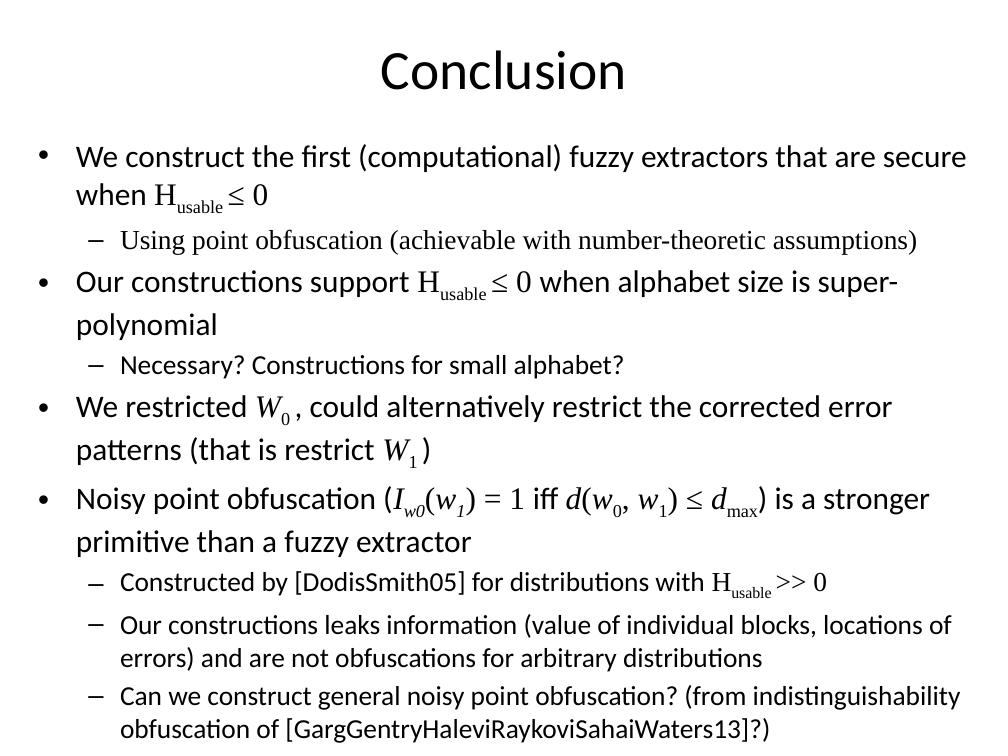
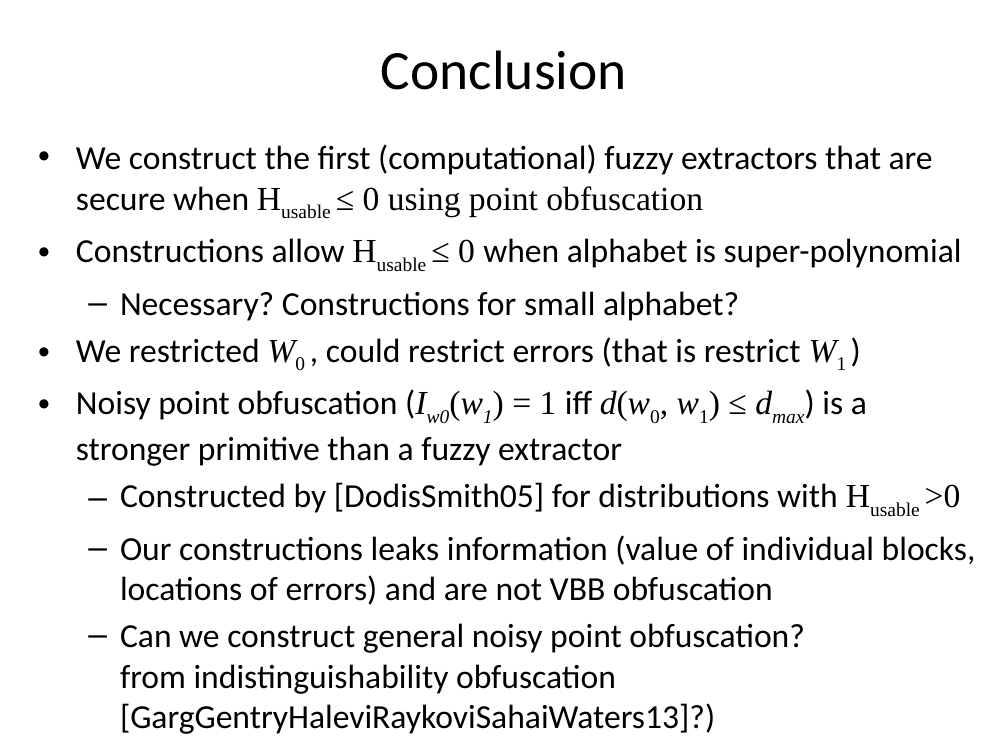
Before and after one commit to xianruimeng/comp-fuzzy-ext, a slide deck: slide 42 of constantRate/KeyDerivationWithNegativeUsable.pptx. Drawn at 1008x756 pixels with LibreOffice and Linux fonts; fonts in the diff are those of the drawing. Boxes give left, top, right and bottom in pixels: in the first picture for what was removed or moved away, otherwise in the second. Text is boxed around its words. In the diff, an @@ line names an element or a change of style, - is before the commit and + after.

Commit message:
added second construction to slides

```diff
--- a/constantRate/KeyDerivationWithNegativeUsable.pptx
+++ b/constantRate/KeyDerivationWithNegativeUsable.pptx
@@ text at <box>76,144,962,268</box>: text changed; size 22.4 to 24 pt @@
-• We construct the first (computational) fuzzy extractors that are secure when Husable ≤ 0
-  – Using point obfuscation (achievable with number-theoretic assumptions)
-• Our constructions support Husable ≤ 0 when alphabet size is super-polynomial
+• We construct the first (computational) fuzzy extractors that are secure when Husable ≤ 0 using point obfuscation
+• Constructions allow Husable ≤ 0 when alphabet is super-polynomial
@@ text at <box>76,291,867,466</box>: size 19.6 to 24 pt in "Necessary? Constructions for small alphabet?"; size 22.4 to 24 pt in "Noisy point obfuscation (Iw0(w1) = 1 iff ..."; italic on in "dmax)" @@
@@ text at <box>76,337,801,367</box>: text changed; size 22.4 to 24 pt @@
-• We restricted W0 , could alternatively restrict the corrected error patterns (that is restrict W1 )
+• We restricted W0 , could restrict errors (that is restrict W1 )
@@ text at <box>120,482,976,734</box>: text changed; size 19.6 to 24 pt @@
-  – Constructed by [DodisSmith05] for distributions with Husable >> 0
-  – Our constructions leaks information (value of individual blocks, locations of errors) and are not obfuscations for arbitrary distributions
-  – Can we construct general noisy point obfuscation? (from indistinguishability obfuscation of [GargGentryHaleviRaykoviSahaiWaters13]?)
+  – Constructed by [DodisSmith05] for distributions with Husable >0
+  – Our constructions leaks information (value of individual blocks, locations of errors) and are not VBB obfuscation
+  – Can we construct general noisy point obfuscation?
+    from indistinguishability obfuscation [GargGentryHaleviRaykoviSahaiWaters13]?)
```
Also in this commit, not shown: 3 other slides changed.
